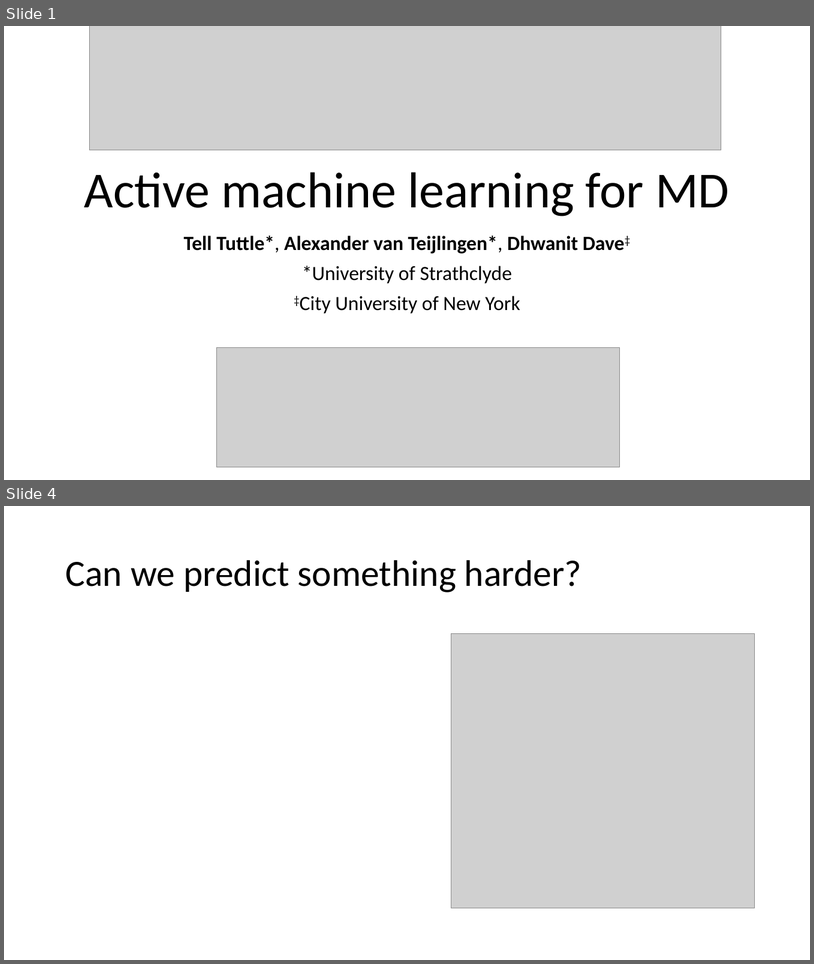
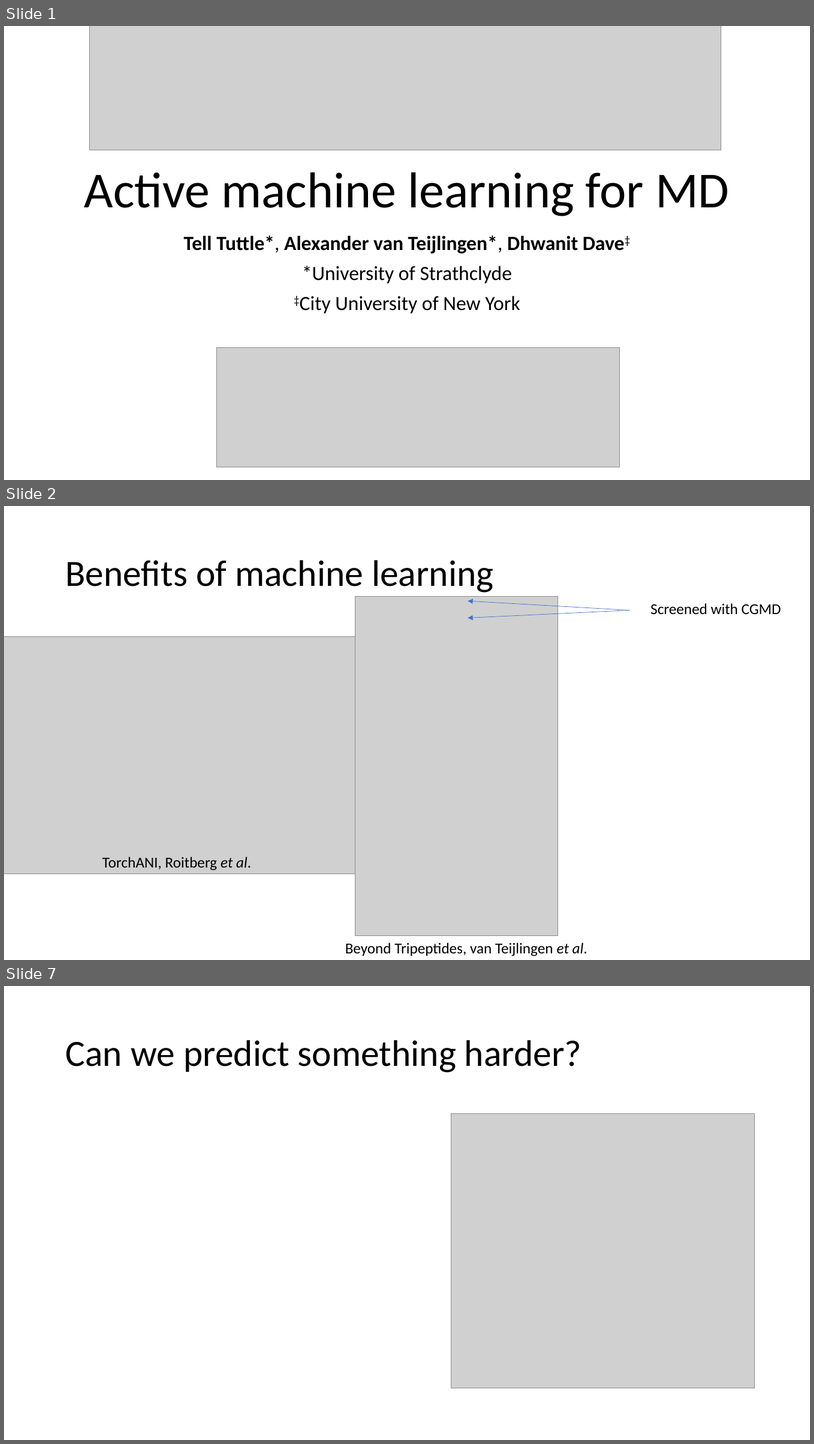
Before and after one commit to avanteijlingen/Tutorial-SB06, a slide deck: ActiveLearning.pptx. Shown one above the other, each under a label of ours: slides 1 and 4 before the commit, slides 1, 2 and 7 after it; the slides between them are not shown. The pictures are 814x964 and 814x1444 pixels, drawn with LibreOffice and Linux fonts; fonts in the diff are those of the drawing; grey boxes stand for pictures. Boxes give left, top, right and bottom in pixels: in the first picture for what was removed or moved away, otherwise in the second. Text is boxed around its words. In the diff, an @@ line names an element or a change of style, - is before the commit and + after.

```diff
--- a/ActiveLearning.pptx
+++ b/ActiveLearning.pptx
@@ slide 2 added at (4,506,810,960), background #FFFFFF @@
@@ title added at (65,560,494,592), 44 pt, text #000000 @@
+Benefits of machine learning
@@ group added at (356,597,782,936): 2 arrows, 1 picture, 1 text @@
+Screened with CGMD
@@ picture added at (4,637,356,873) @@
@@ text added at (102,856,251,870), 18 pt, text #000000 @@
+TorchANI, Roitberg et al.
@@ text added at (345,942,588,956), 18 pt, text #000000 @@
+Beyond Tripeptides, van Teijlingen et al.
@@ what was slide 4 is now slide 7 @@
```
Also in this commit, not shown: 1 slide changed, 5 other slides added, 1 slide removed.
